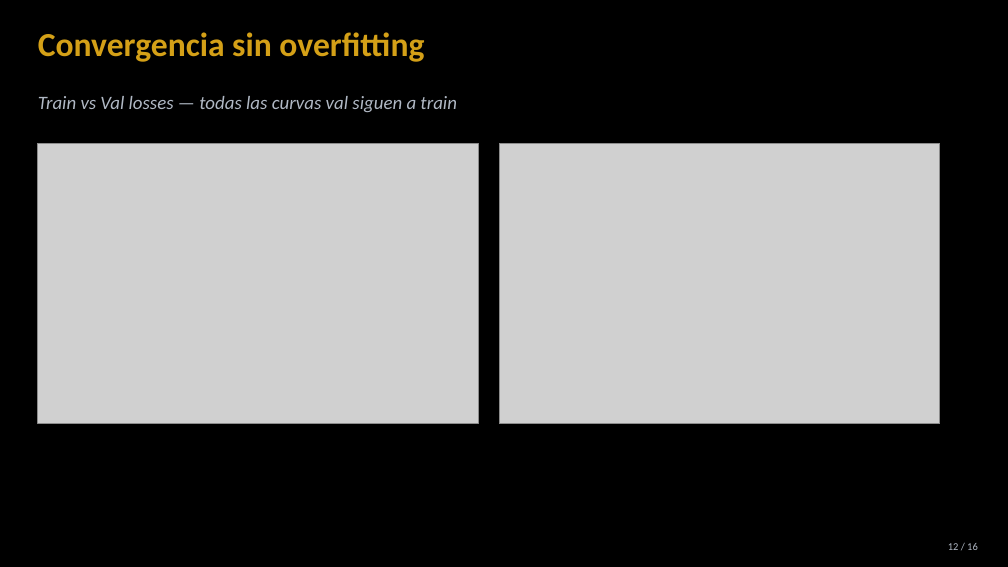
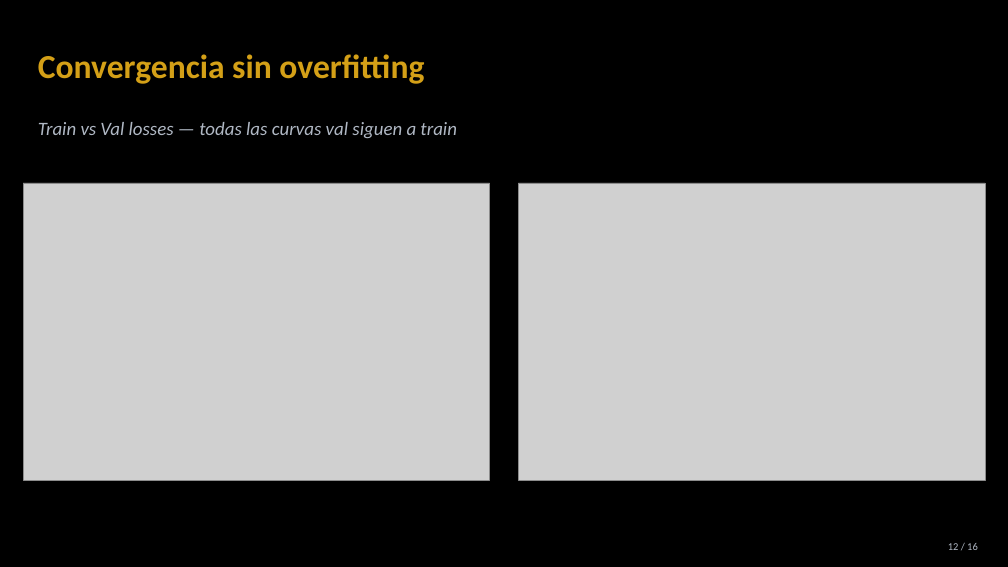
Before and after one commit to davidmoreda/blackjack-VAI, a slide deck: slide 12 of docs/presentation_assets/BlackjackVAI_presentacion.pptx (slide 14 before the commit). Drawn at 1008x567 pixels with LibreOffice and Linux fonts; fonts in the diff are those of the drawing; grey boxes stand for pictures. Boxes give left, top, right and bottom in pixels: in the first picture for what was removed or moved away, otherwise in the second. Text is boxed around its words. In the diff, an @@ line names an element or a change of style, - is before the commit and + after.

```diff
--- a/docs/presentation_assets/BlackjackVAI_presentacion.pptx
+++ b/docs/presentation_assets/BlackjackVAI_presentacion.pptx
@@ text "Convergencia sin overfitting": place and size @@
-text "Convergencia sin overfitting" at (38,32,424,62)
+text "Convergencia sin overfitting" at (38,54,424,84)
@@ text "Train vs Val losses — ...": place and size @@
-text "Train vs Val losses — ..." at (38,96,457,112)
+text "Train vs Val losses — ..." at (38,122,457,138)
@@ picture: place and size @@
-picture at (38,143,479,423)
+picture at (23,183,489,480)
@@ picture: place and size @@
-picture at (499,143,940,423)
+picture at (519,183,985,480)
```
Also in this commit, not shown: 3 other slides changed, 2 slides removed, 2 other files.
